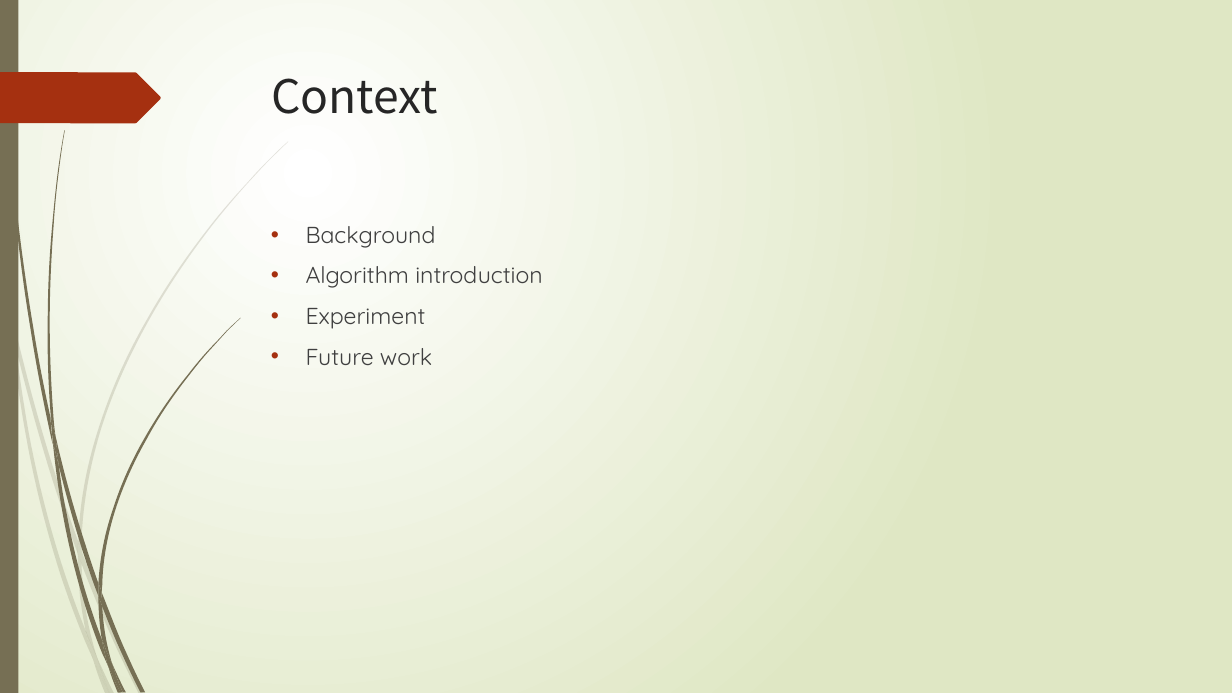
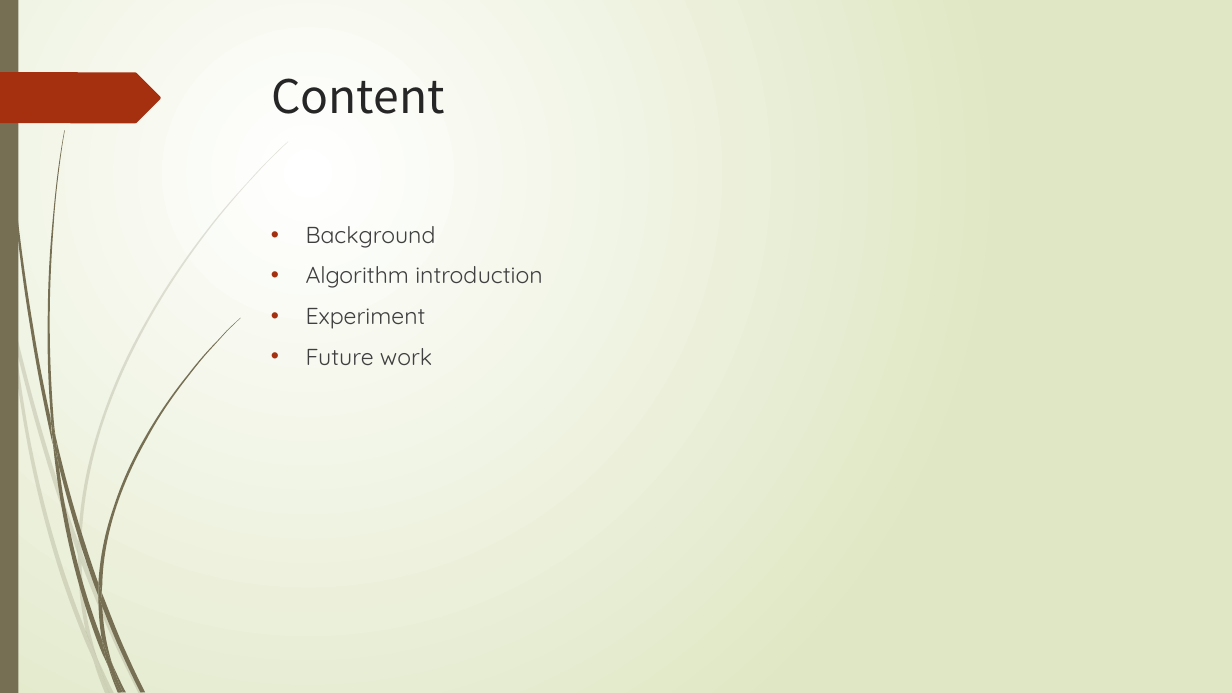
Before and after one commit to thoh-testarossa/Mirage-docs, a slide deck: slide 2 of thoh/gradurate_thesis/答辩.pptx. Drawn at 1232x693 pixels with LibreOffice and Linux fonts; fonts in the diff are those of the drawing. Boxes give left, top, right and bottom in pixels: in the first picture for what was removed or moved away, otherwise in the second. Text is boxed around its words. In the diff, an @@ line names an element or a change of style, - is before the commit and + after.

```diff
--- a/thoh/gradurate_thesis/答辩.pptx
+++ b/thoh/gradurate_thesis/答辩.pptx
@@ title at <box>271,78,445,114</box>: text changed @@
-Context
+Content
```
Also in this commit, not shown: 5 other slides changed, 13 slides added, 3 slides removed, 16 other files.
